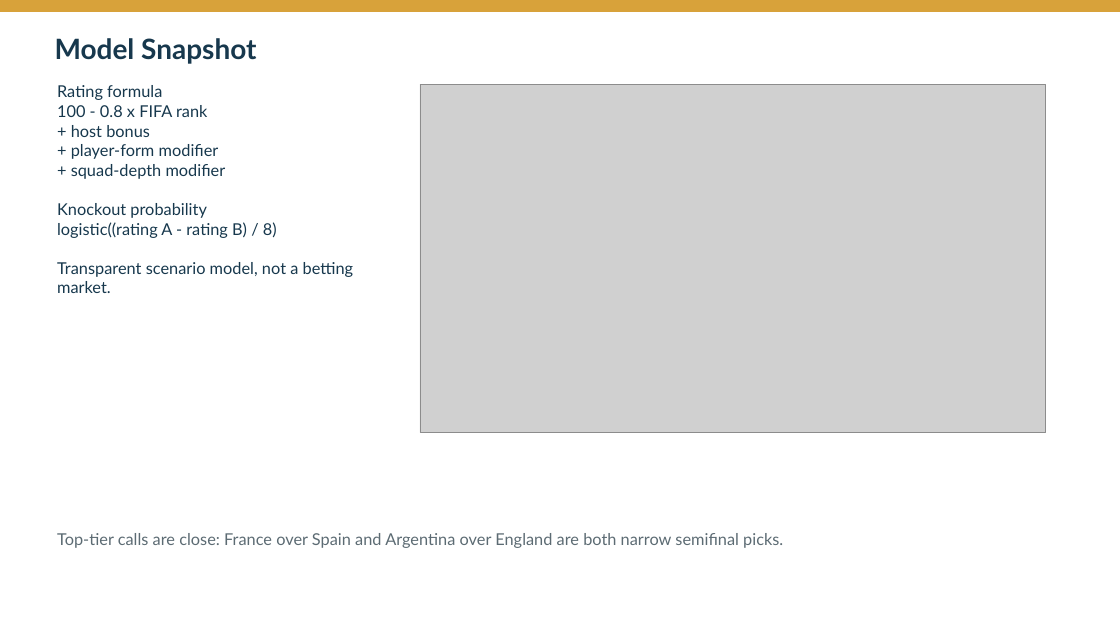
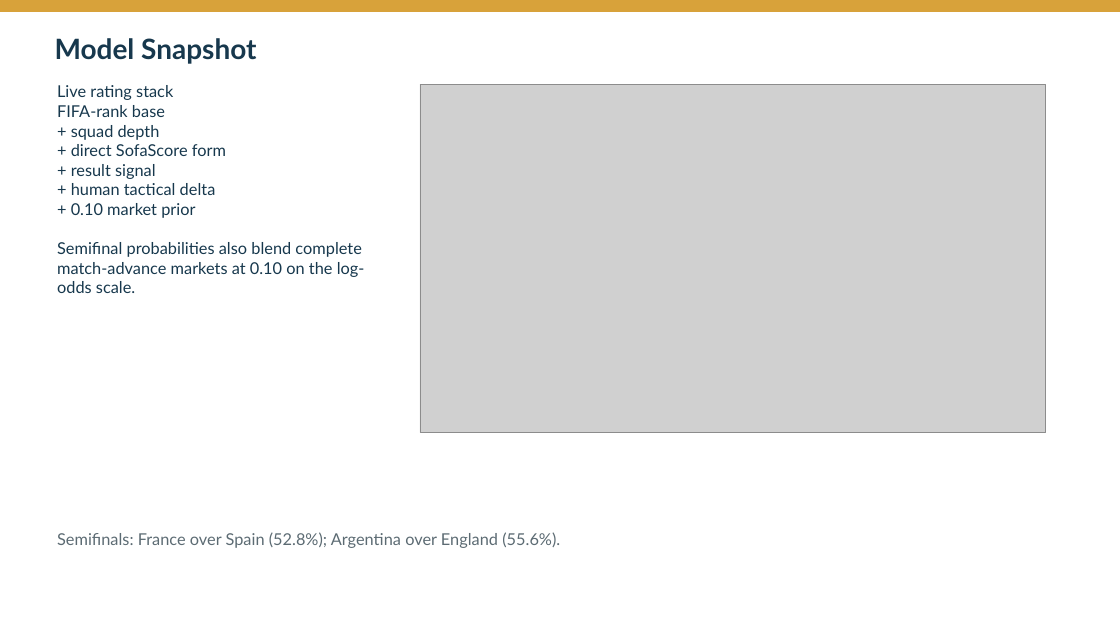
Before and after one commit to Zyy7390/worldcup26, a slide deck: slide 2 of outputs/presentations/worldcup_2026_prediction_bracket_deck.pptx. Drawn at 1120x630 pixels with LibreOffice and Linux fonts; fonts in the diff are those of the drawing; grey boxes stand for pictures. Boxes give left, top, right and bottom in pixels: in the first picture for what was removed or moved away, otherwise in the second. Text is boxed around its words. In the diff, an @@ line names an element or a change of style, - is before the commit and + after.

```diff
--- a/outputs/presentations/worldcup_2026_prediction_bracket_deck.pptx
+++ b/outputs/presentations/worldcup_2026_prediction_bracket_deck.pptx
@@ text at [57,85,365,293]: text changed @@
-Rating formula
-100 - 0.8 x FIFA rank
-+ host bonus
-+ player-form modifier
-+ squad-depth modifier
-Knockout probability
-logistic((rating A - rating B) / 8)
-Transparent scenario model, not a betting market.
+Live rating stack
+FIFA-rank base
++ squad depth
++ direct SofaScore form
++ result signal
++ human tactical delta
++ 0.10 market prior
+Semifinal probabilities also blend complete match-advance markets at 0.10 on the log-odds scale.
@@ text at [57,532,560,548]: text changed @@
-Top-tier calls are close: France over Spain and Argentina over England are both narrow semifinal picks.
+Semifinals: France over Spain (52.8%); Argentina over England (55.6%).
```
Also in this commit, not shown: 7 other slides changed, 33 other files.
